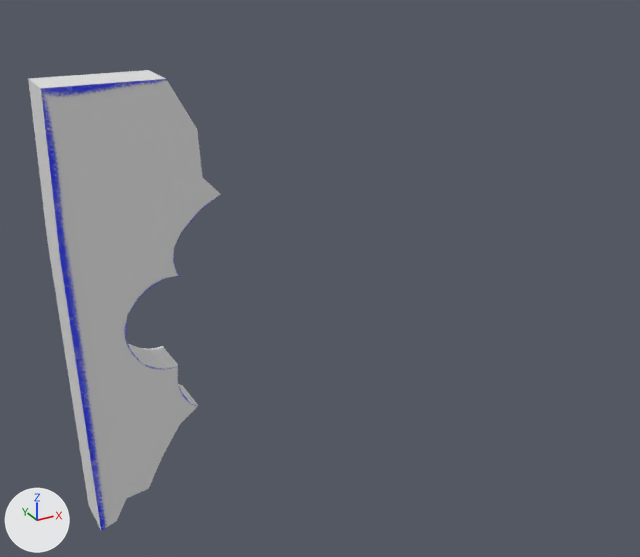
Before and after pictures for a commit that changed the FBX model Assets/FBX/House/Workbench/Paper_Pop_Up/Story3/8_Flowers/FBX/Out1.fbx.
One viewpoint serves both versions: a camera (50 mm lens) standing at (-0.0575, -0.0807, 0.0623) and looking at (-0.011, 0.0039, 0.02). The lights are fixed; the arrows at lower left show +X, +Y and +Z. Where no turn or scale is listed for an object, it has been applied to the vertices.

Before the edit, the objects in view are built like this:
```python
me_plane_004 = bpy.data.meshes.new('Plane.004')
me_plane_004.from_pydata(...)  # 35 vertices, 1 face; spans x -0.0414..-0.0246, y 0.0, z -0.0028..0.0462
me_plane_004.materials.append(mat_material_004)  # picture img_flower_uv_png
me_plane_019 = bpy.data.meshes.new('Plane.019')
me_plane_019.from_pydata(...)  # 70 vertices, 37 faces; spans x -0.0414..-0.0246, y 0.0..0.005, z -0.0028..0.0462
me_plane_019.materials.append(mat_material_002)  # white #e7e7e7
ob_out_1_0 = bpy.data.objects.new('Out_1_0', me_plane_019)
ob_out_1_0.location = (0.0, 0.0002, 0.0)
ob_out_1_1 = bpy.data.objects.new('Out_1_1', me_plane_004)
ob_out_1_1.location = (0.0, 0.0, 0.0)
```
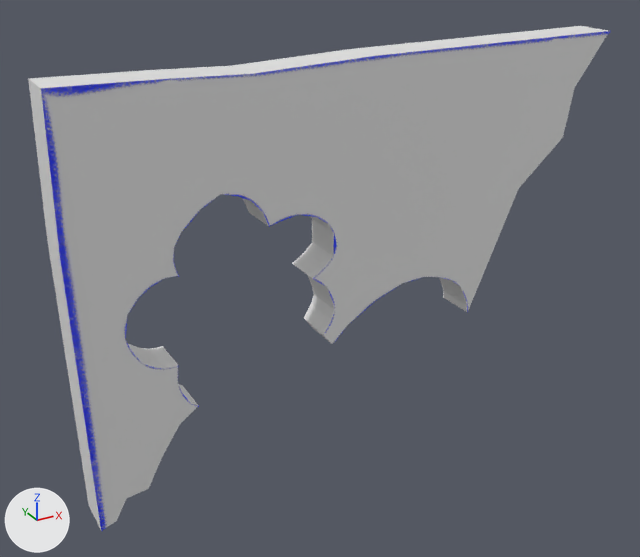
Boxes (x1, y1, x2, y2) around the edits, measured in the pictures (640 x 557 px):
'Out_1_0', reshaped (201% wider, 10% taller)
    before: (28, 70, 220, 530)
    after: (28, 26, 608, 530)
part 1 of me_plane_019, added
    after: (150, 26, 608, 344)

The change, as a list of edits to the scene's bpy script:
```text
Add mat_material_001:
    mat_material_001 = principled_material('Material.001')
    mat_material_001.base_color = (0.8, 0.8, 0.8)  # white #e7e7e7
Change me_plane_019:
    used by ob_out_1_0; location = (0.0, 0.0002, 0.0)
    remove me_plane_019.from_pydata(...)  # 70 vertices, 37 faces; spans x -0.0414..-0.0246, y 0.0..0.005, z -0.0028..0.0462
    add me_plane_019.from_pydata(...)  # 144 vertices, 77 faces; spans x -0.0414..0.0274, y 0.0..0.005, z -0.0028..0.0464
    me_plane_019 part 1
    39 vertices are added at x -0.0296..0.0274, y 0.0, z 0.0127..0.0464
    35 new vertices lie (0.0, 0.005, 0.0) away from vertices in x -0.0228..0.0274, y 0.0, z 0.0127..0.0464
    40 new faces join them, mat_material_001 (white #e7e7e7)
    add me_plane_019.materials.append(mat_material_001)  # white #e7e7e7
```
